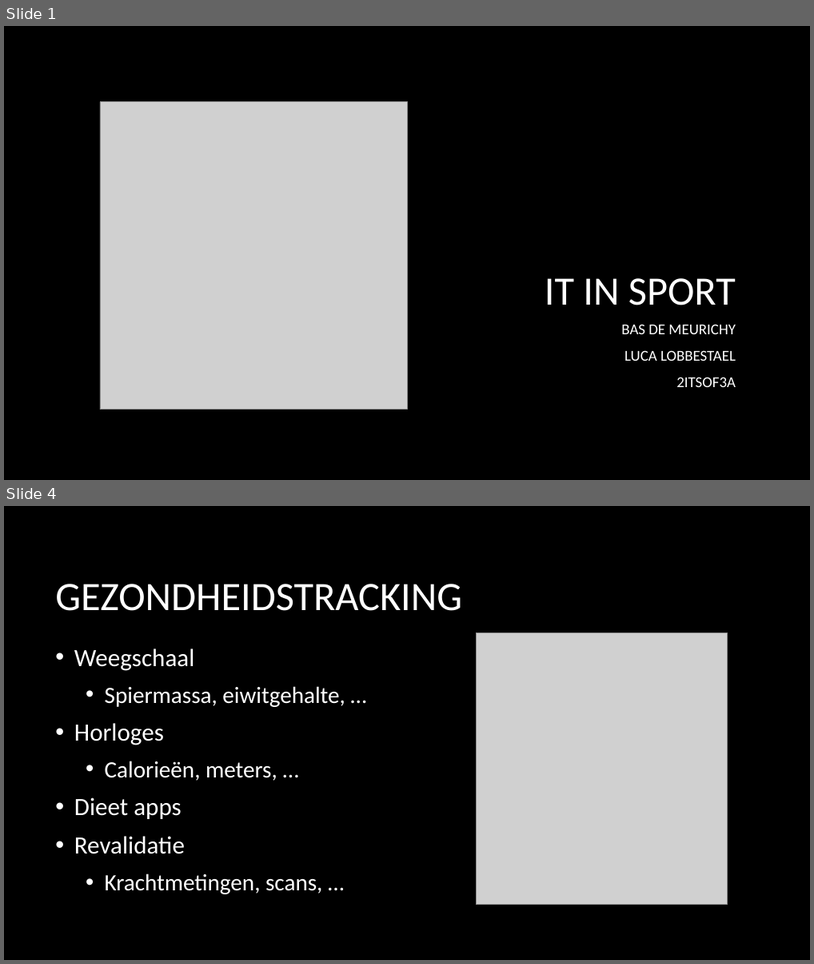
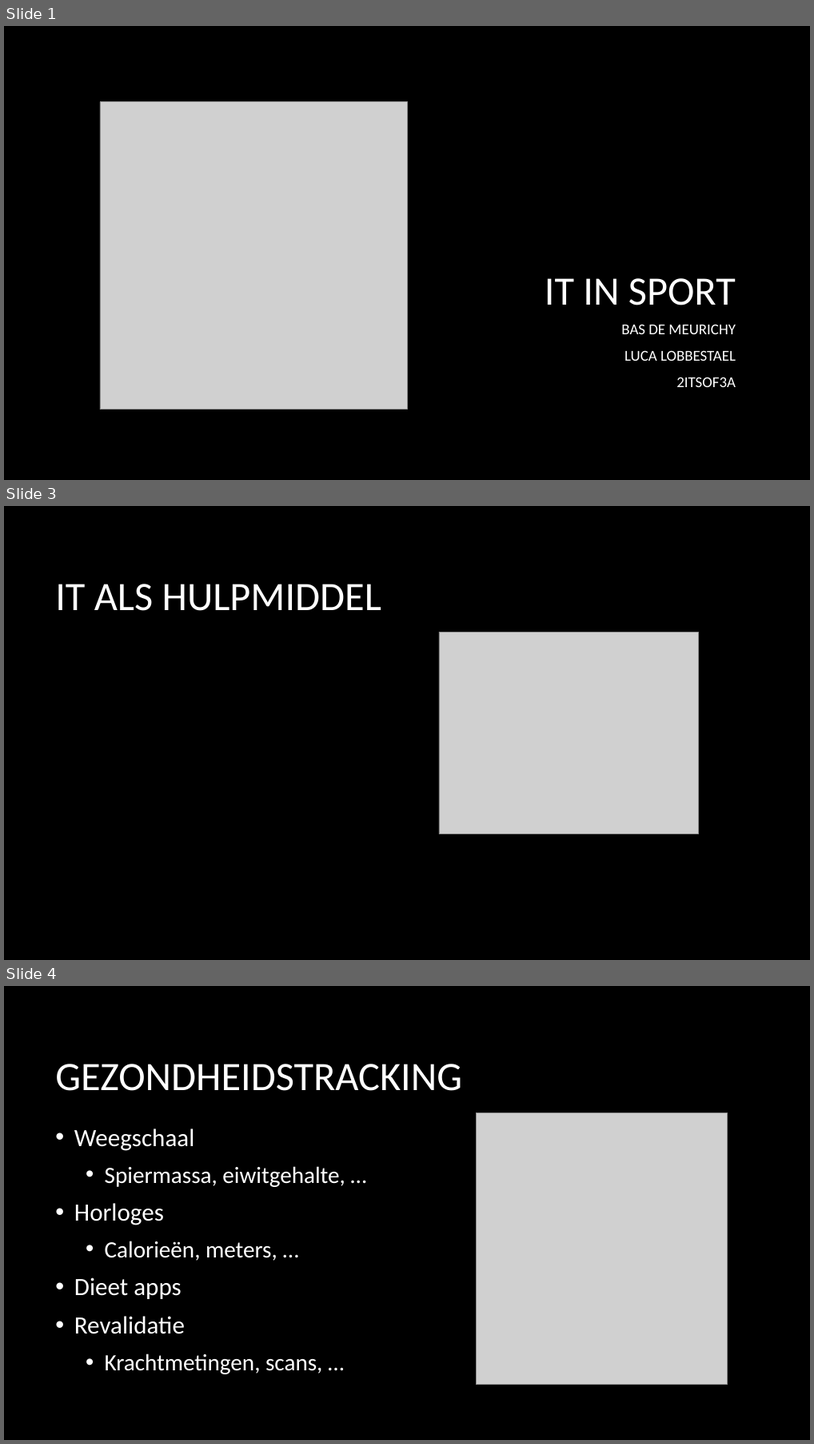
Before and after one commit to BasDM/PresentatiePM, a slide deck: Presentatie_powerpoint.pptx. Shown one above the other, each under a label of ours: slides 1 and 4 before the commit, slides 1, 3 and 4 after it; the slides between them are not shown. The pictures are 814x964 and 814x1444 pixels, drawn with LibreOffice and Linux fonts; fonts in the diff are those of the drawing; grey boxes stand for pictures; background and template pictures are left out. Boxes give left, top, right and bottom in pixels: in the first picture for what was removed or moved away, otherwise in the second. Text is boxed around its words. In the diff, an @@ line names an element or a change of style, - is before the commit and + after.

```diff
--- a/Presentatie_powerpoint.pptx
+++ b/Presentatie_powerpoint.pptx
@@ slide 3 added at (4,506,810,960), background picture (left out) @@
@@ title added at (55,584,382,611), 48 pt, text #FFFFFF @@
+IT ALS HULPMIDDEL
@@ picture added at (439,632,698,834) @@
```
Also in this commit, not shown: 3 slides changed, 1 other slide added, 2 slides removed.
